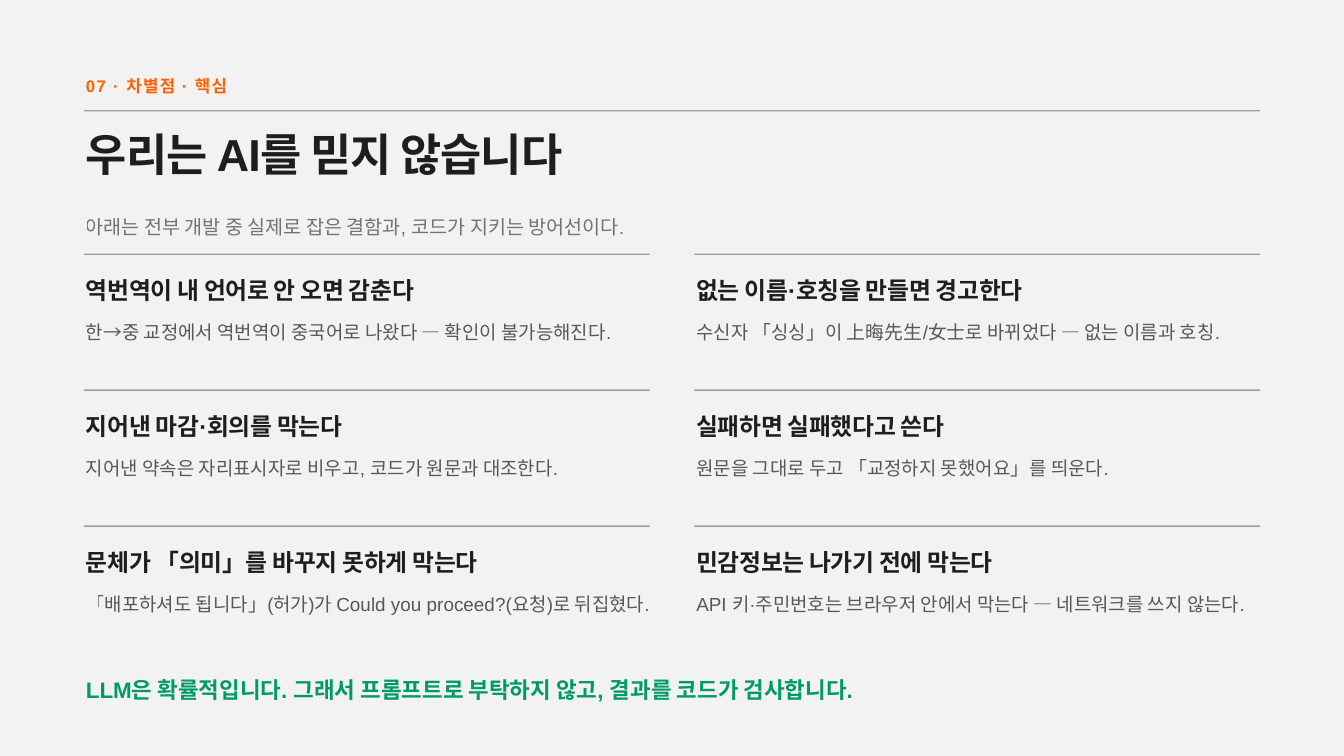
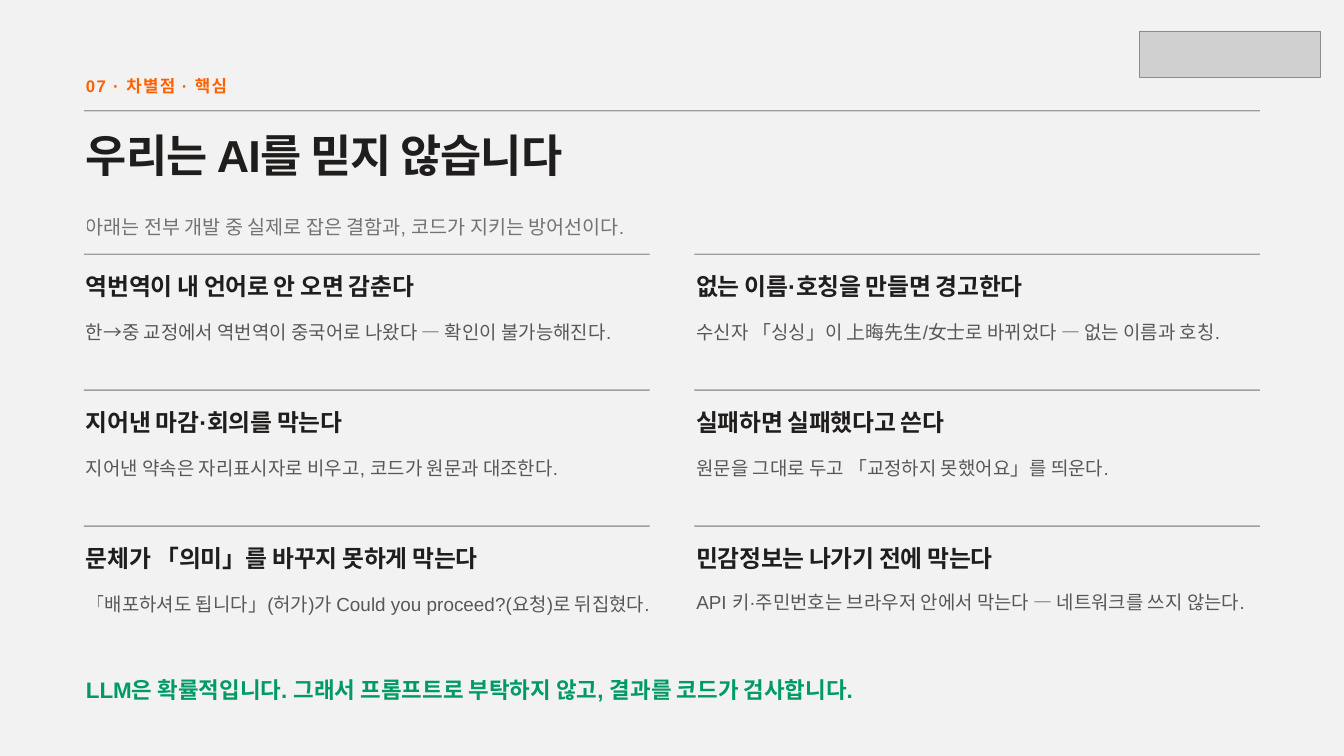
Before and after one commit to ssong2332/sai, a slide deck: slide 7 of docs/submission/IR-Deck.pptx. Drawn at 1344x756 pixels with LibreOffice and Linux fonts; fonts in the diff are those of the drawing; grey boxes stand for pictures. Boxes give left, top, right and bottom in pixels: in the first picture for what was removed or moved away, otherwise in the second. Text is boxed around its words. In the diff, an @@ line names an element or a change of style, - is before the commit and + after.

```diff
--- a/docs/submission/IR-Deck.pptx
+++ b/docs/submission/IR-Deck.pptx
@@ picture added at box(1140, 31, 1320, 77) @@
@@ line spacing 1.09 to 0.99 in 6 elements at box(86, 275, 414, 297), box(696, 275, 1023, 297), box(86, 411, 342, 433), box(696, 411, 945, 433), box(86, 546, 477, 569), box(696, 547, 993, 569) @@
@@ text "API 키·주민번호는 브라우저 안에서 막는다 ..." at box(696, 593, 1245, 611): line spacing 1.26 to 1.16 @@
```
Also in this commit, not shown: 10 other slides changed.
